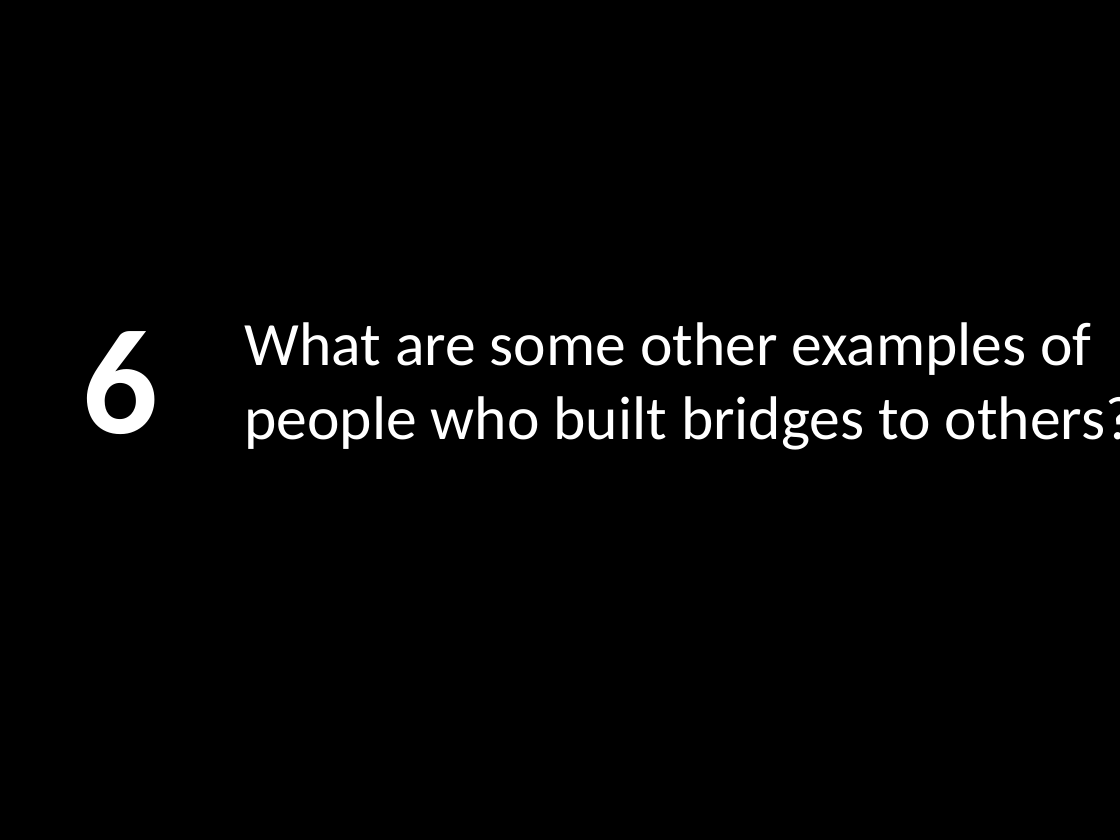
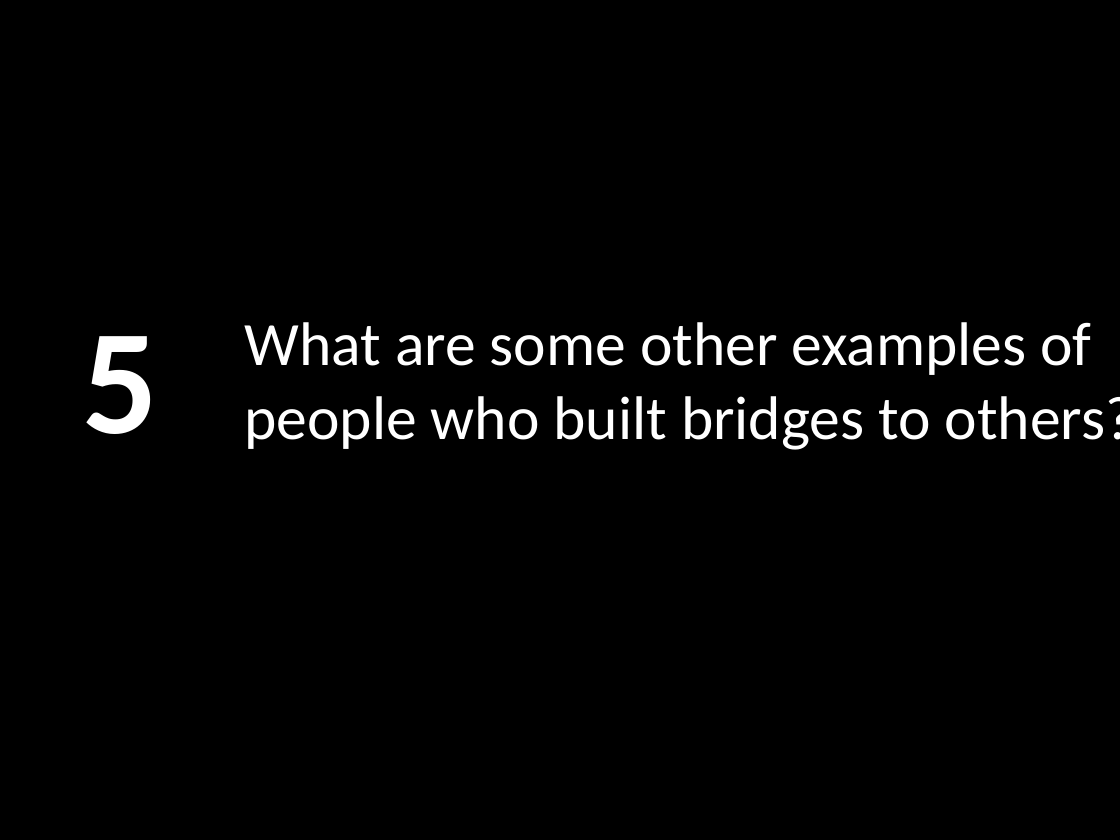
Before and after one commit to LukeMurphey/Ai1L, a slide deck: slide 12 of companion-website/public/files/3. Ambassadors for Christ.pptx. Drawn at 1120x840 pixels with LibreOffice and Linux fonts; fonts in the diff are those of the drawing. Boxes give left, top, right and bottom in pixels: in the first picture for what was removed or moved away, otherwise in the second. Text is boxed around its words. In the diff, an @@ line names an element or a change of style, - is before the commit and + after.

```diff
--- a/companion-website/public/files/3. Ambassadors for Christ.pptx
+++ b/companion-website/public/files/3. Ambassadors for Christ.pptx
@@ text at box(83, 336, 159, 434): text changed @@
-6
+5
```
Also in this commit, not shown: 6 other slides changed.
